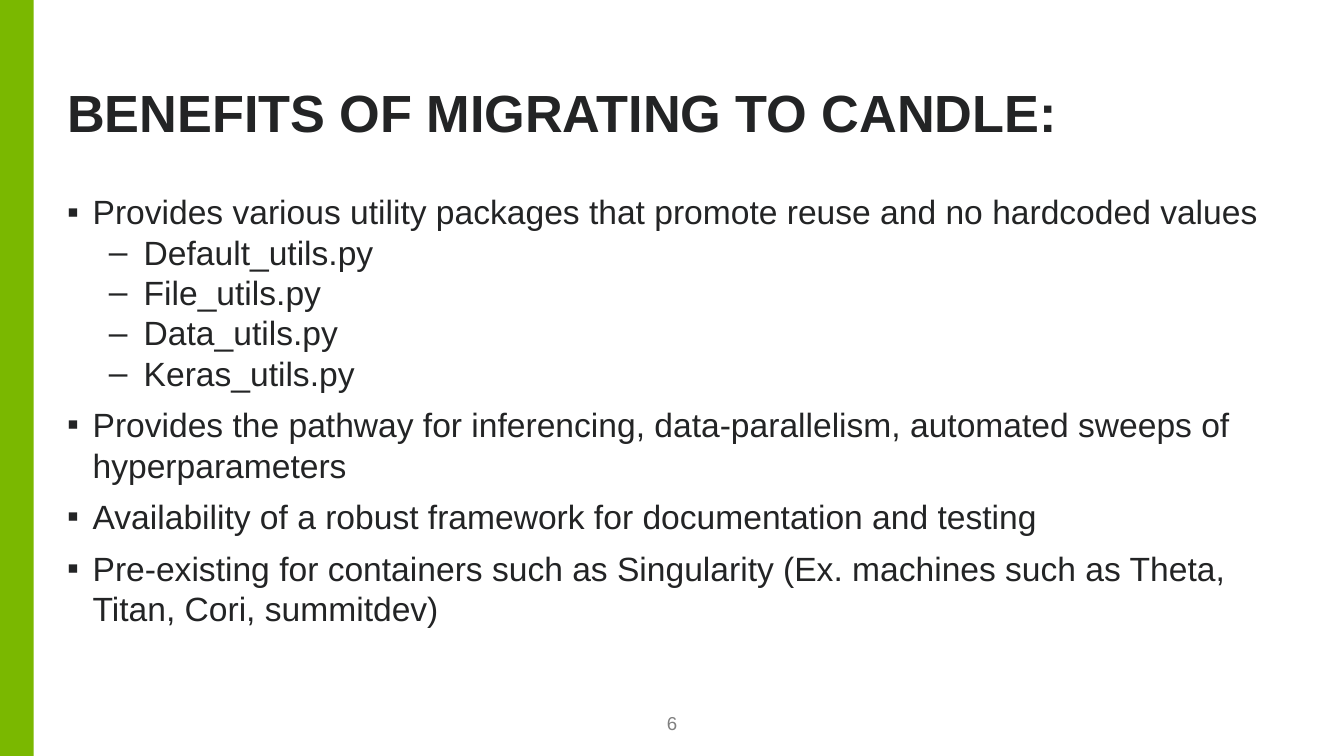
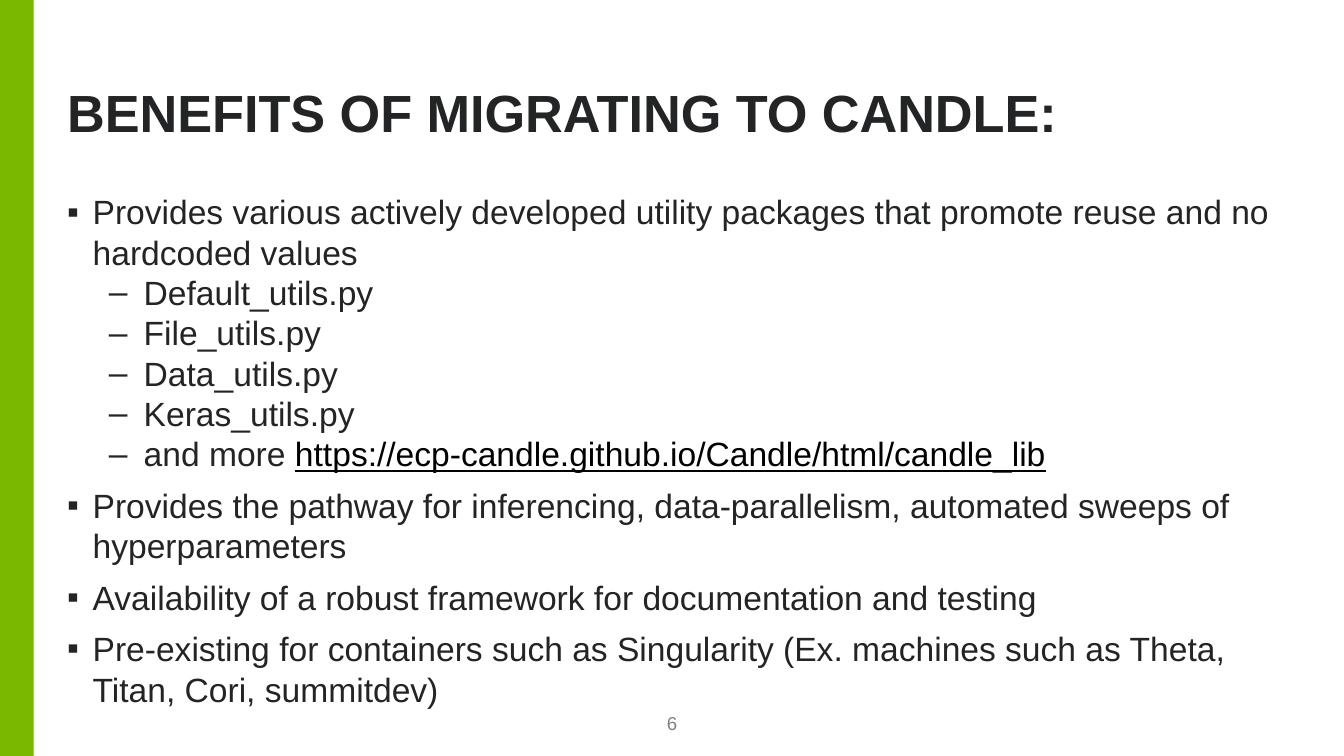
Before and after one commit to brettin/candle_tutorials, a slide deck: slide 6 of Topics/1_migrating_your_DNN_to_candle/CANDLE_Compliant_DNN.pptx. Drawn at 1344x756 pixels with LibreOffice and Linux fonts; fonts in the diff are those of the drawing; background and template pictures are left out. Boxes give left, top, right and bottom in pixels: in the first picture for what was removed or moved away, otherwise in the second. Text is boxed around its words. In the diff, an @@ line names an element or a change of style, - is before the commit and + after.

```diff
--- a/Topics/1_migrating_your_DNN_to_candle/CANDLE_Compliant_DNN.pptx
+++ b/Topics/1_migrating_your_DNN_to_candle/CANDLE_Compliant_DNN.pptx
@@ text at box(93, 199, 1268, 266): text changed @@
-▪ Provides various utility packages that promote reuse and no hardcoded values
+▪ Provides various actively developed utility packages that promote reuse and no hardcoded values
@@ text at box(144, 441, 1045, 472): paragraph added @@
+  – and more https://ecp-candle.github.io/Candle/html/candle_lib
```
Also in this commit, not shown: 4 other slides changed, 2 other files.
